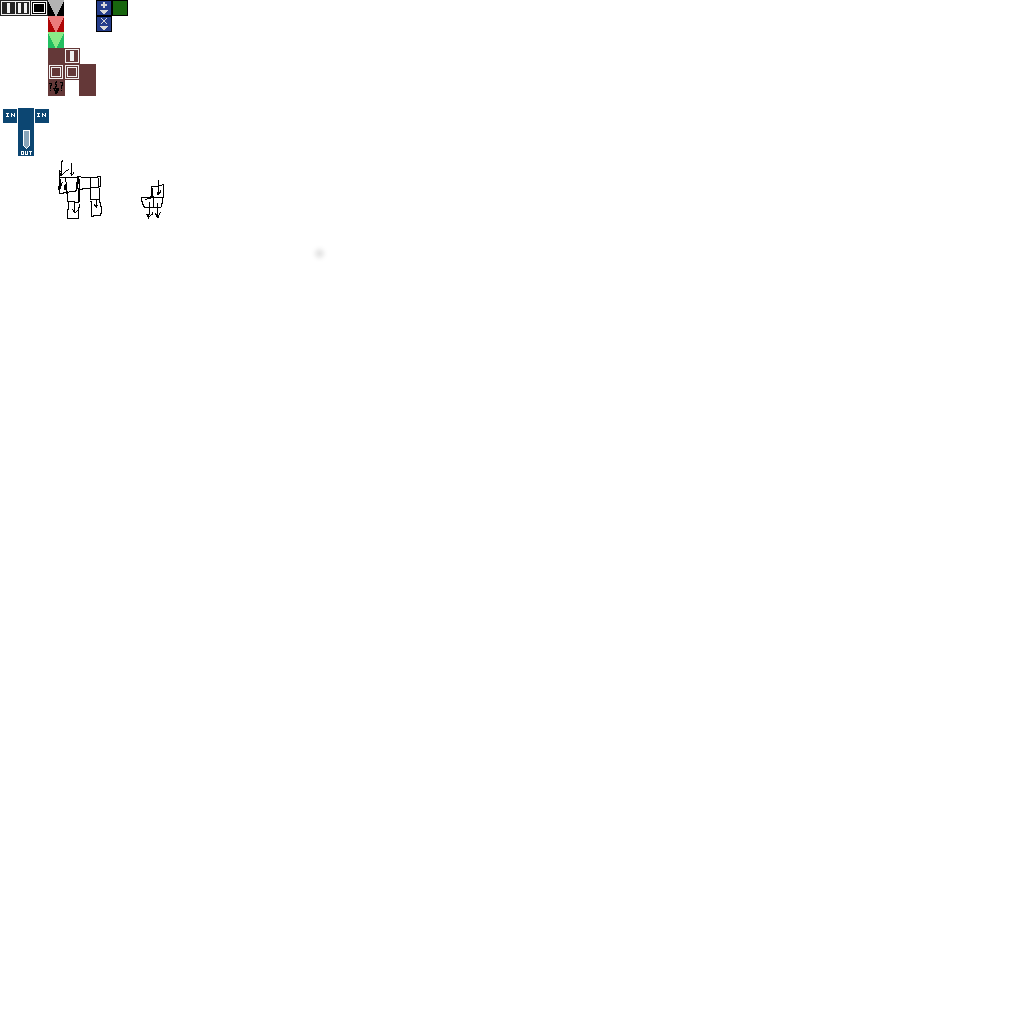
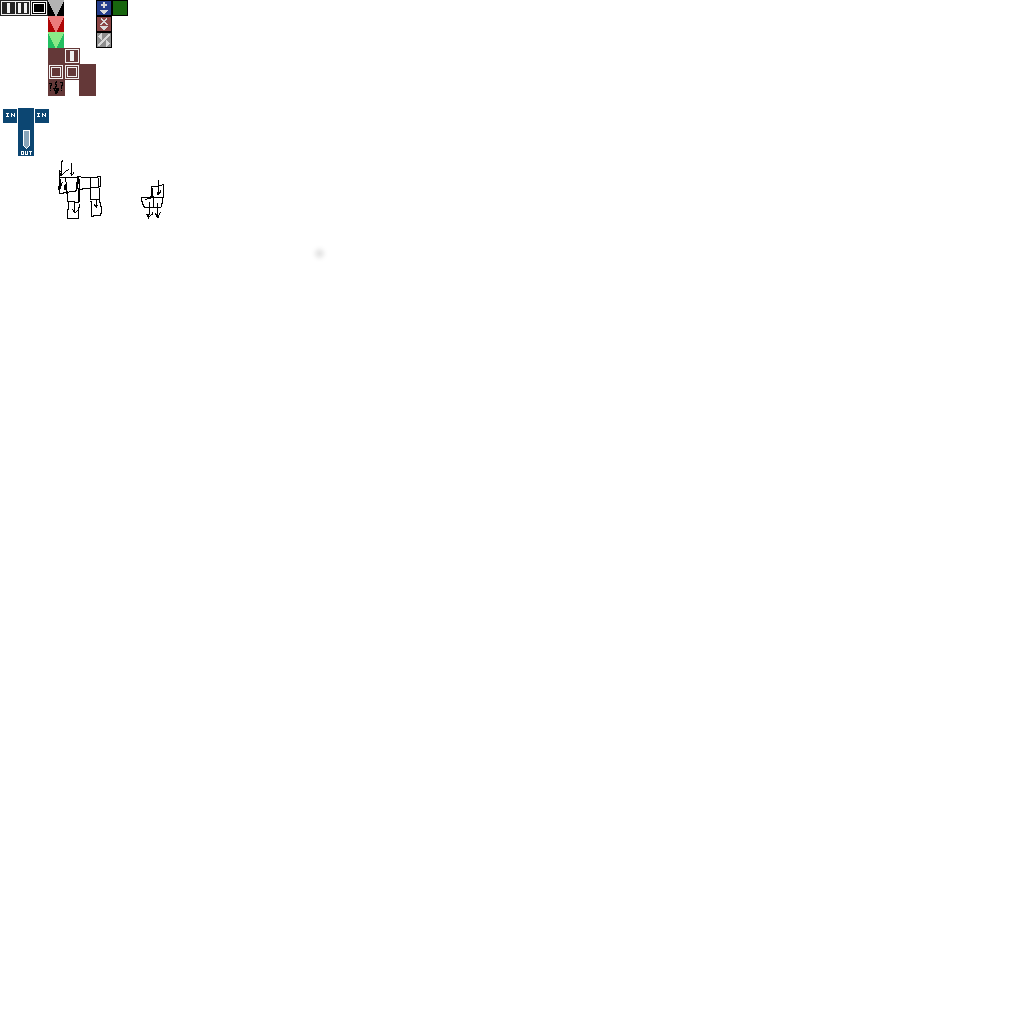
Layered file, before and after one edit (1024x1024). Changes by layer:
added layer "small separator" above "error" over [96, 32, 112, 48]
painted on "New small gates" over [97, 17, 111, 31]
